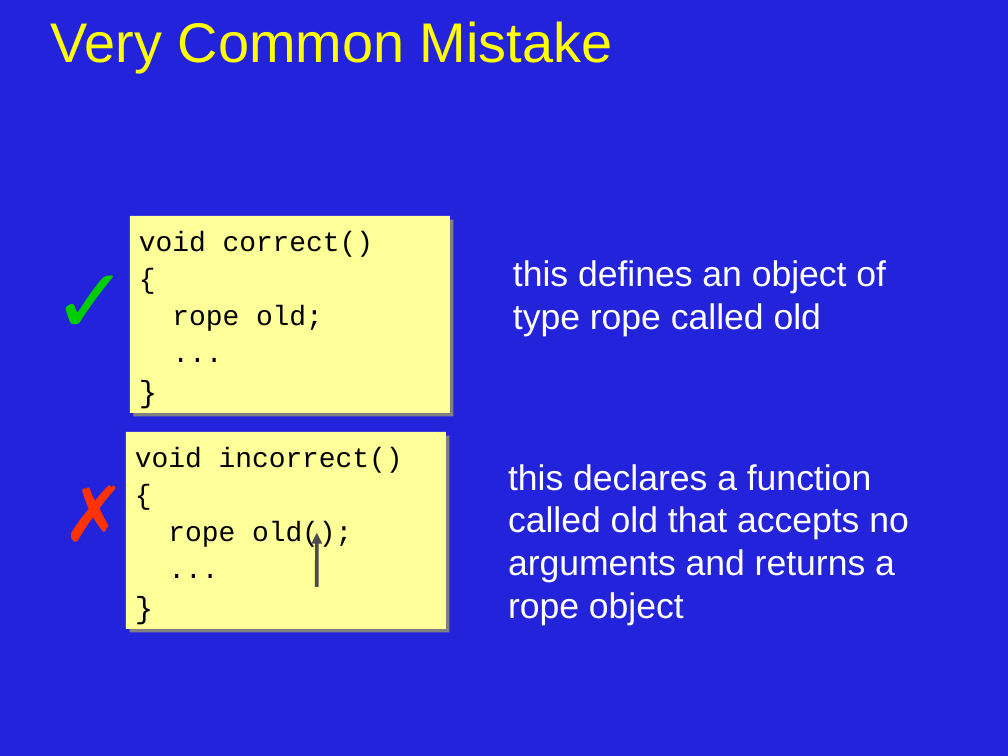
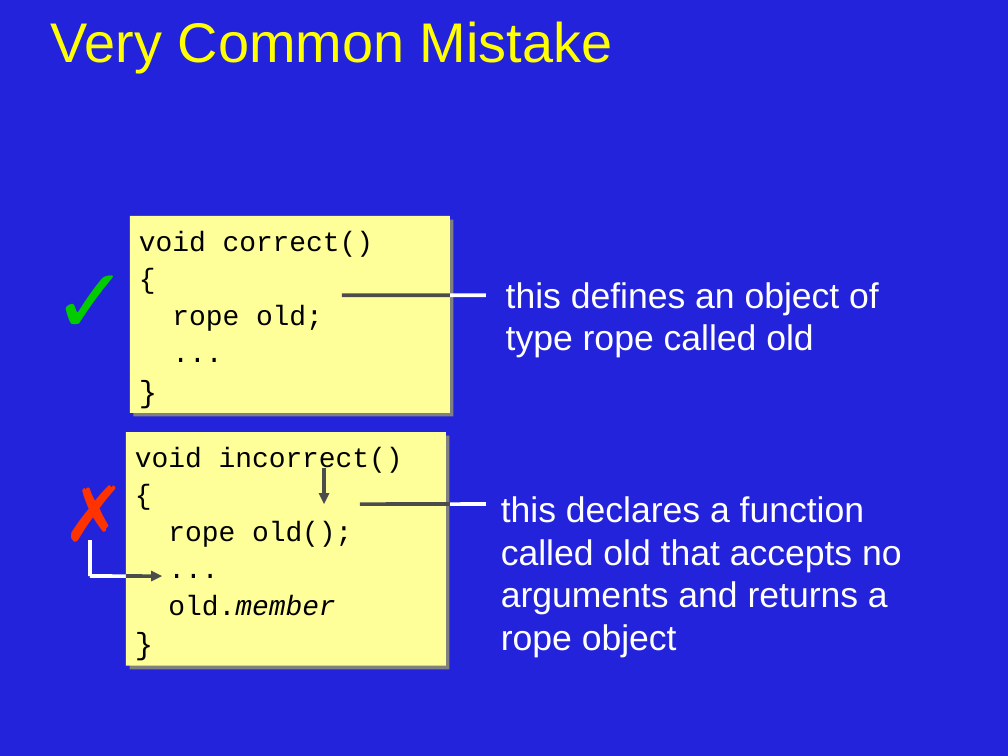
Before and after one commit to JonJagger/two-day-courses, a slide deck: slide 8 of cppf/04_Objects_Classes_and_Lifetime.odp (slide 7 before the commit). Drawn at 1008x756 pixels with LibreOffice and Linux fonts; fonts in the diff are those of the drawing. Boxes give left, top, right and bottom in pixels: in the first picture for what was removed or moved away, otherwise in the second. Text is boxed around its words. In the diff, an @@ line names an element or a change of style, - is before the commit and + after.

```diff
--- a/cppf/04_Objects_Classes_and_Lifetime.odp
+++ b/cppf/04_Objects_Classes_and_Lifetime.odp
@@ text "this defines an object of ...": place and size @@
-text "this defines an object of ..." at [513, 260, 886, 336]
+text "this defines an object of ..." at [506, 282, 879, 358]
@@ line added from (450, 295) to (342, 295), #4C4C4C 2.83 pt @@
@@ line added from (486, 295) to (450, 295), #FFFFFF 2.83 pt @@
@@ rectangle "void incorrect()": place and size @@
-rectangle "void incorrect()" at [126, 432, 446, 628]
+rectangle "void incorrect()" at [126, 432, 446, 666]
@@ arrow moved from (316, 587) - (316, 533) to (324, 468) - (324, 504) @@
@@ line added from (450, 504) to (360, 504), #4C4C4C 2.83 pt @@
@@ line added from (486, 504) to (450, 504), #FFFFFF 2.83 pt @@
@@ text "this declares a function called ...": place and size @@
-text "this declares a function called ..." at [508, 464, 909, 625]
+text "this declares a function called ..." at [501, 496, 902, 657]
@@ text in rectangle at [168, 525, 356, 616]: paragraph added @@
+old.member
@@ line added from (90, 541) to (90, 576), #FFFFFF 2.83 pt @@
@@ line added from (90, 576) to (126, 576), #FFFFFF 2.83 pt @@
@@ arrow added from (126, 576) to (162, 576), #4C4C4C 2.83 pt @@
```
Also in this commit, not shown: 6 other slides changed, 4 slides added.
